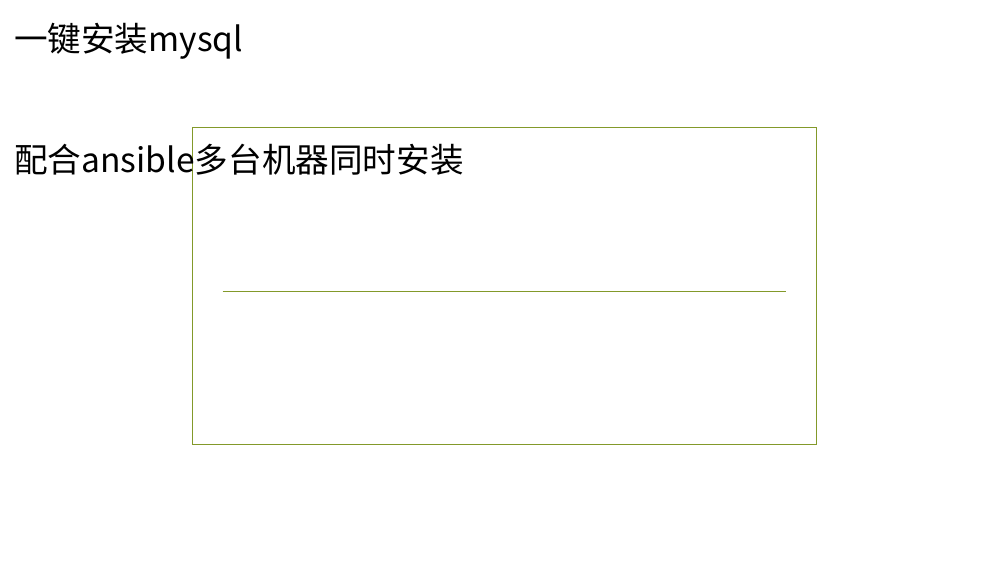
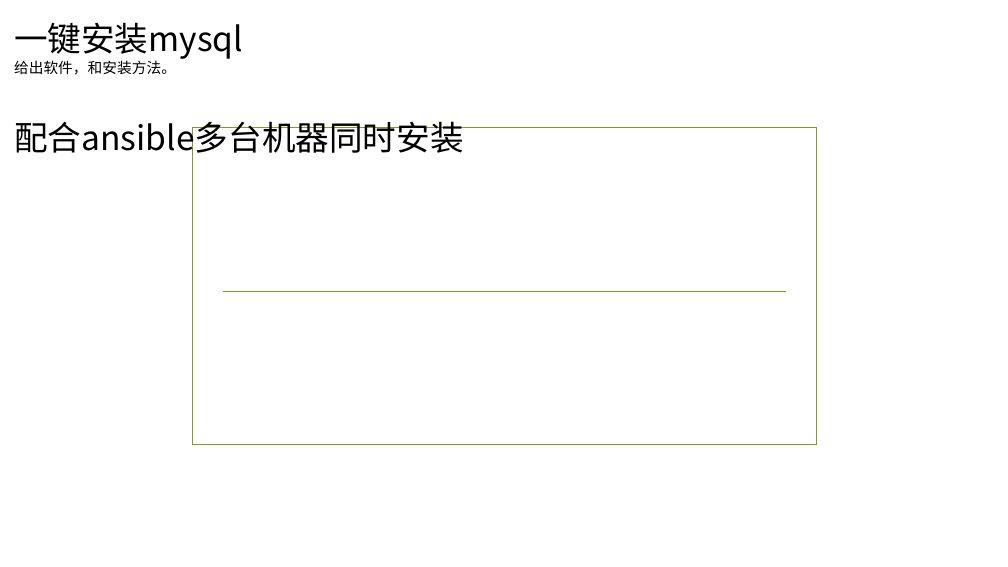
Before and after one commit to ronghuaihai/sharefiles, a slide deck: slide 5 of 数据库演示.pptx (slide 4 before the commit). Drawn at 1008x567 pixels with LibreOffice and Linux fonts; fonts in the diff are those of the drawing; background and template pictures are left out. Boxes give left, top, right and bottom in pixels: in the first picture for what was removed or moved away, otherwise in the second. Text is boxed around its words. In the diff, an @@ line names an element or a change of style, - is before the commit and + after.

```diff
--- a/数据库演示.pptx
+++ b/数据库演示.pptx
@@ text at bbox=[14, 60, 176, 75]: paragraph added @@
+给出软件，和安装方法。
```
Also in this commit, not shown: 1 other slide changed, 6 slides added, 4 other files.
